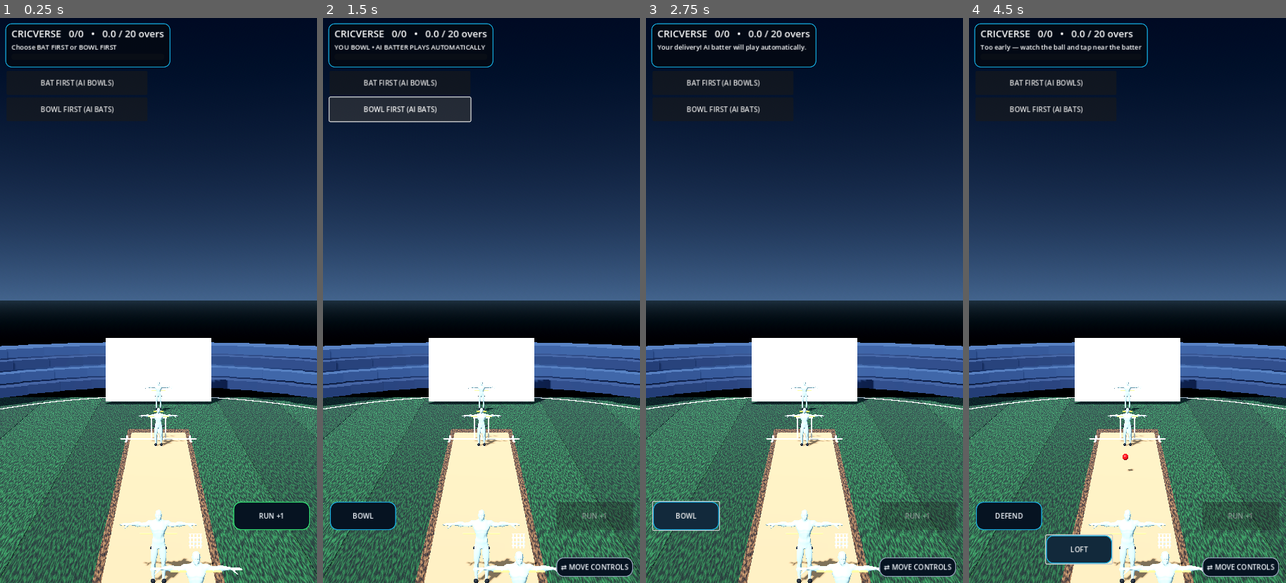
Above: before the commit, frames 1-4 (left to right).
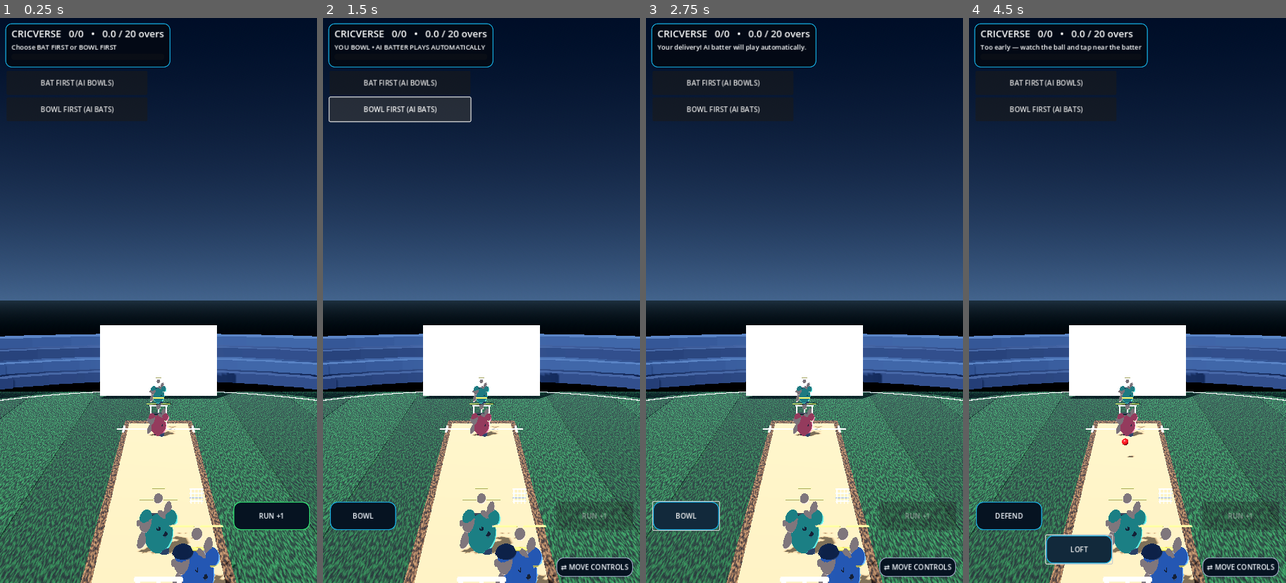
Above: after the commit, the same moments.

Repository: rakibbristy/boundary-cricket
Game: Godot game, scene res://main.tscn
Same seed, same stepped clock (60 frames per second), same inputs: the game is played once before the commit and once after it.
Inputs:
- Up to frame 1 (0.25 s): no input
- Up to frame 2 (1.5 s): click "BAT FIRST (AI BOWLS)" at 0.5 s; click "BOWL FIRST (AI BATS)" at 1.25 s
- Up to frame 3 (2.75 s): click "BOWL" at 2 s
- Up to frame 4 (4.5 s): click "BAT FIRST (AI BOWLS)" at 2.75 s; click "DEFEND" at 3.5 s; click "DRIVE" at 4.25 s

The runs differ from the first frame. In frame 1, 25% of the frame differs, in the area x 0-100%, y 54-100%; in frame 2, 24%; in frame 3, 24%; in frame 4, 24%.

Commit message:
Restore animated cricket character rigs and improve gameplay camera

Diff:
--- a/cricverse/main.gd
+++ b/cricverse/main.gd
@@ -118,11 +118,11 @@
 	make_batter()
 	make_bowler()
 	camera = Camera3D.new()
-	camera.position = Vector3(0.0, 6.8, 18.2)
-	camera.fov = 54.0
+	camera.position = Vector3(0.0, 5.8, 19.5)
+	camera.fov = 48.0
 	camera.near = 0.08
 	camera.far = 180.0
-	camera.look_at(Vector3(0.0, 1.0, -1.0), Vector3.UP)
+	camera.look_at(Vector3(0.0, 1.15, -1.8), Vector3.UP)
 	camera.current = true
 	add_child(camera)
 
@@ -262,6 +262,7 @@
 
 func _load_rigged_character(asset_path: String, parent: Node3D) -> bool:
 	if not ResourceLoader.exists(asset_path):
+		push_warning("Missing character asset: " + asset_path)
 		return false
 	var packed_scene := load(asset_path) as PackedScene
 	if packed_scene == null:
@@ -276,13 +277,23 @@
 	for player_node in model.find_children("*", "AnimationPlayer", true, false):
 		var animation_player := player_node as AnimationPlayer
 		var clips := animation_player.get_animation_list()
-		for preferred in ["Idle", "idle", "Armature|Idle", "mixamo.com"]:
-			if clips.has(preferred):
-				animation_player.play(preferred)
-				return true
-		if clips.size() > 0:
+		parent.set_meta("cricverse_animation_player", animation_player)
+		if clips.has("Idle"):
+			animation_player.play("Idle")
+		elif clips.size() > 0:
 			animation_player.play(clips[0])
+		return true
+	push_warning("No AnimationPlayer found in: " + asset_path)
 	return true
+
+func _play_character_animation(character: Node3D, animation_name: String, blend: float = 0.12) -> void:
+	if not is_instance_valid(character) or not character.has_meta("cricverse_animation_player"):
+		return
+	var animation_player := character.get_meta("cricverse_animation_player") as AnimationPlayer
+	if animation_player == null:
+		return
+	if animation_player.has_animation(animation_name) and animation_player.current_animation != animation_name:
+		animation_player.play(animation_name, blend)
 
 
 func _add_batter_details(parent: Node3D) -> void:
@@ -318,7 +329,7 @@
 	batter.name = "Batter_3D"
 	batter.position = Vector3(0.75, 0, 7.2)
 	add_child(batter)
-	if _load_rigged_character("res://assets/players/quaternius_superhero_male.glb", batter):
+	if _load_rigged_character("res://assets/players/batter.gltf", batter):
 		_add_batter_details(batter)
 		return
 	var skin := Color(0.62, 0.38, 0.25)
@@ -351,7 +362,7 @@
 	bowler.name = "Bowler_3D"
 	bowler.position = Vector3(0, 0, -7.5)
 	add_child(bowler)
-	if _load_rigged_character("res://assets/players/quaternius_superhero_male.glb", bowler):
+	if _load_rigged_character("res://assets/players/bowler.gltf", bowler):
 		_add_bowler_details(bowler)
 		_add_fielder(Vector3(-12, 0, -12), Color(0.9, 0.58, 0.08))
 		_add_fielder(Vector3(0, 0, -16), Color(0.9, 0.58, 0.08))
@@ -388,7 +399,7 @@
 	add_child(fielder)
 	fielder_nodes.append(fielder)
 	fielder_home_positions.append(pos)
-	if _load_rigged_character("res://assets/players/quaternius_superhero_male.glb", fielder):
+	if _load_rigged_character("res://assets/players/fielder.gltf", fielder):
 		_add_fielder_details(fielder, shirt)
 		return
 	_capsule(fielder, Vector3(0, 1.0, 0), 0.2, 0.68, shirt)
@@ -724,12 +735,21 @@
 func _animate_bat_swing() -> void:
 	if not is_instance_valid(batter):
 		return
+	_play_character_animation(batter, "Batting", 0.06)
+	var animation_player := batter.get_meta("cricverse_animation_player", null) as AnimationPlayer
+	if animation_player != null and animation_player.has_animation("Batting"):
+		var swing_length := animation_player.get_animation("Batting").length
+		var swing_tween := create_tween()
+		swing_tween.tween_interval(maxf(0.35, swing_length))
+		swing_tween.tween_callback(func():
+			if is_instance_valid(batter):
+				_play_character_animation(batter, "Idle", 0.1)
+		)
 	var bat_blade := batter.get_node_or_null("Bat_Blade") as Node3D
-	if bat_blade == null:
-		return
-	var tween := create_tween()
-	tween.tween_property(bat_blade, "rotation_degrees", Vector3(0, 0, -82), 0.10)
-	tween.tween_property(bat_blade, "rotation_degrees", Vector3(0, 0, -12), 0.22)
+	if bat_blade != null:
+		var tween := create_tween()
+		tween.tween_property(bat_blade, "rotation_degrees", Vector3(0, 0, -82), 0.10)
+		tween.tween_property(bat_blade, "rotation_degrees", Vector3(0, 0, -12), 0.22)
 
 func _finish_delivery(message: String = "") -> void:
 	delivery_active = false
